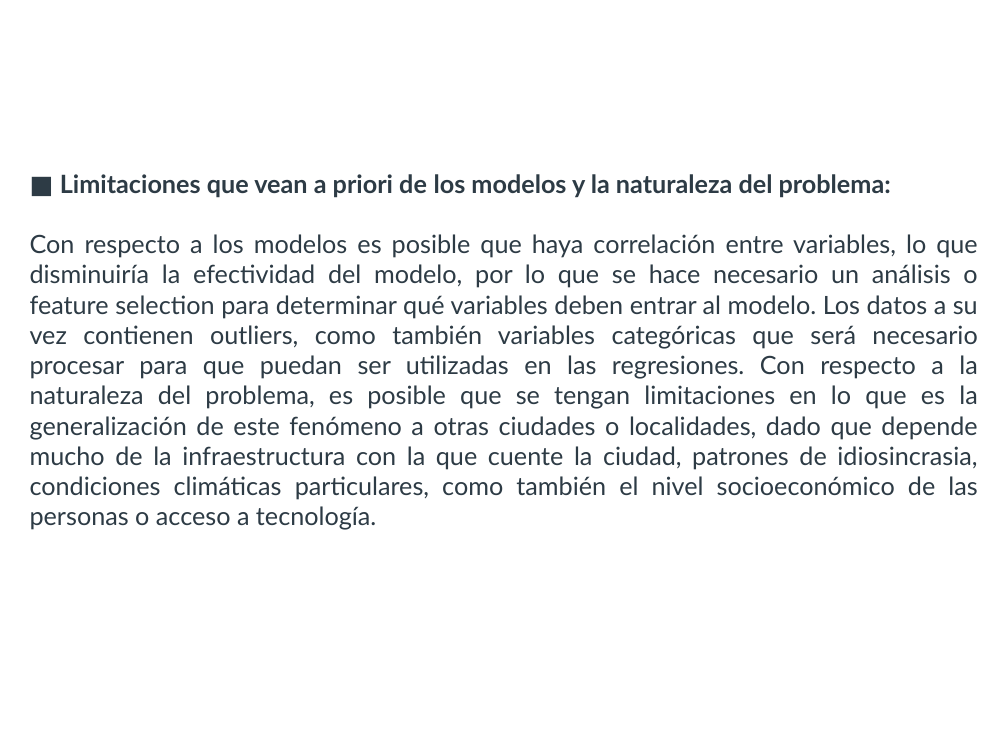
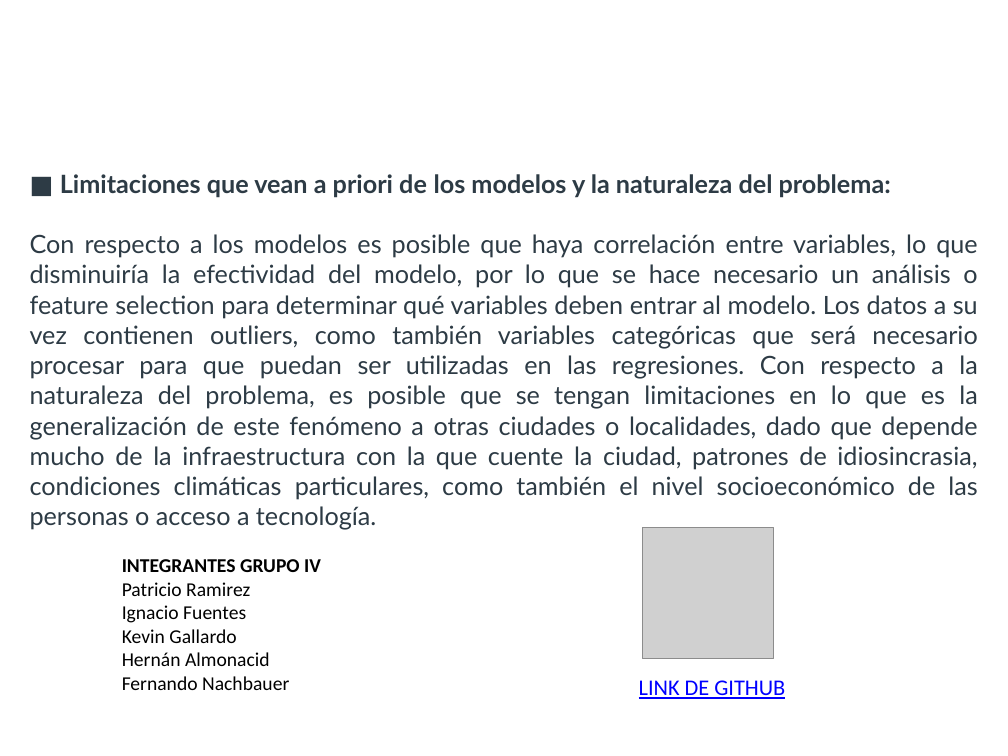
Before and after one commit to ignaciofuentesnavarro/MagisterDS, a slide deck: slide 3 of Analisis_de_Datos/CapstoneProject_Grupo4/PPT_CapstoneProject_g4_SeulBikeData.pptx. Drawn at 1008x756 pixels with LibreOffice and Linux fonts; fonts in the diff are those of the drawing; grey boxes stand for pictures; background and template pictures are left out. Boxes give left, top, right and bottom in pixels: in the first picture for what was removed or moved away, otherwise in the second. Text is boxed around its words. In the diff, an @@ line names an element or a change of style, - is before the commit and + after.

Commit message:
Actualizacion de ppt

```diff
--- a/Analisis_de_Datos/CapstoneProject_Grupo4/PPT_CapstoneProject_g4_SeulBikeData.pptx
+++ b/Analisis_de_Datos/CapstoneProject_Grupo4/PPT_CapstoneProject_g4_SeulBikeData.pptx
@@ picture added at [642,527,773,658] @@
@@ text added at [122,559,321,690], 14 pt, text #000000 @@
+INTEGRANTES GRUPO IV
+Patricio Ramirez
+Ignacio Fuentes
+Kevin Gallardo
+Hernán Almonacid
+Fernando Nachbauer
@@ text added at [639,680,785,699], 16 pt, text #0000FF, underline @@
+LINK DE GITHUB
```
